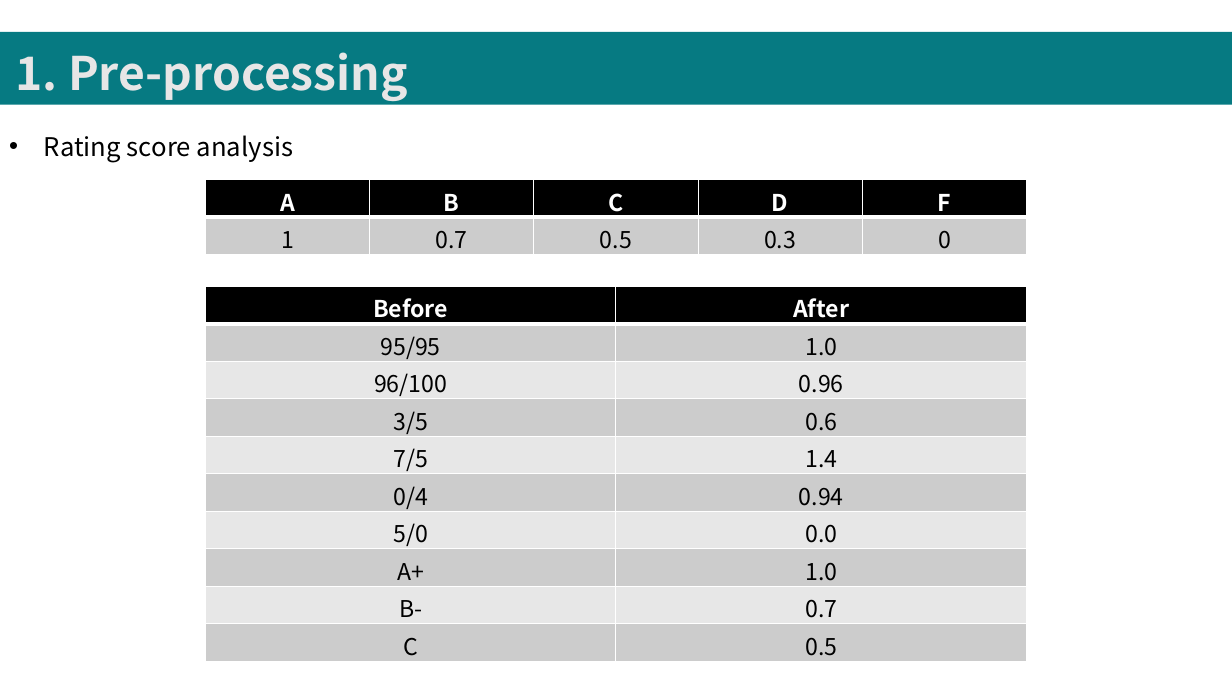
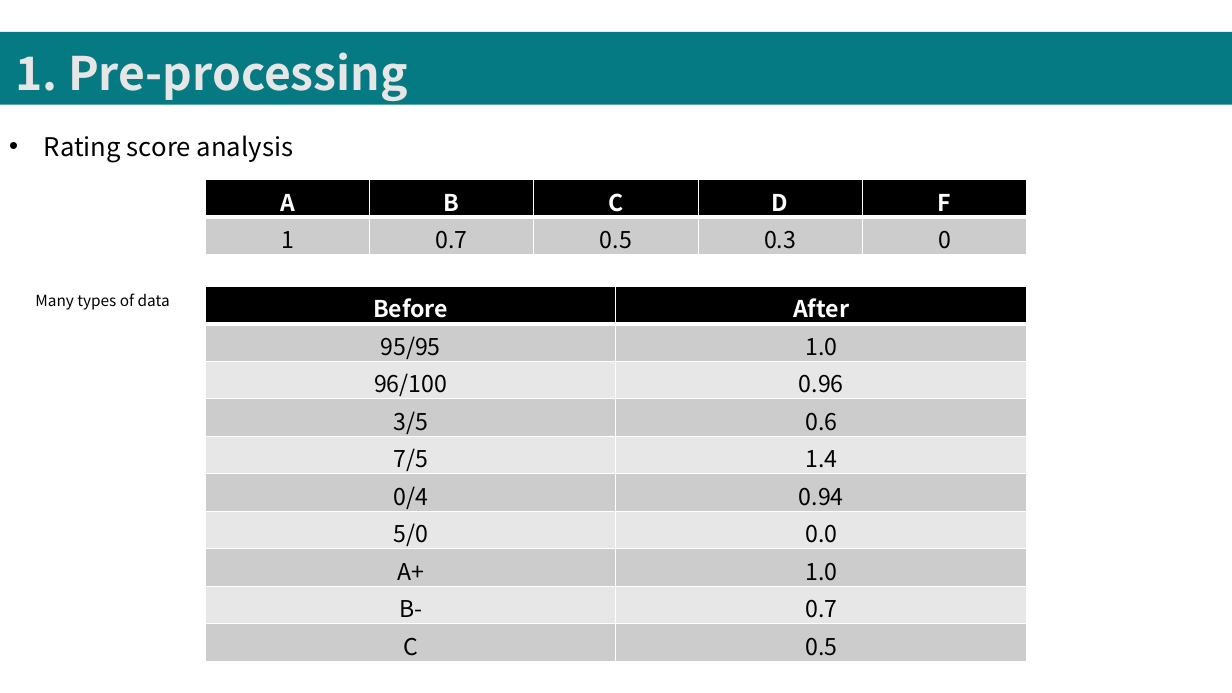
Before and after one commit to keejun-han/NLP_GNN_STUDY, a slide deck: slide 3 of Movie/(210820)sentiment_analysis_bert(이천솔).pptx. Drawn at 1232x693 pixels with LibreOffice and Linux fonts; fonts in the diff are those of the drawing. Boxes give left, top, right and bottom in pixels: in the first picture for what was removed or moved away, otherwise in the second. Text is boxed around its words. In the diff, an @@ line names an element or a change of style, - is before the commit and + after.

```diff
--- a/Movie/(210820)sentiment_analysis_bert(이천솔).pptx
+++ b/Movie/(210820)sentiment_analysis_bert(이천솔).pptx
@@ text added at <box>35,293,170,310</box>, 12 pt, text #000000 @@
+Many types of data
```
Also in this commit, not shown: 1 other slide changed, 12 slides removed, 12 other files.
